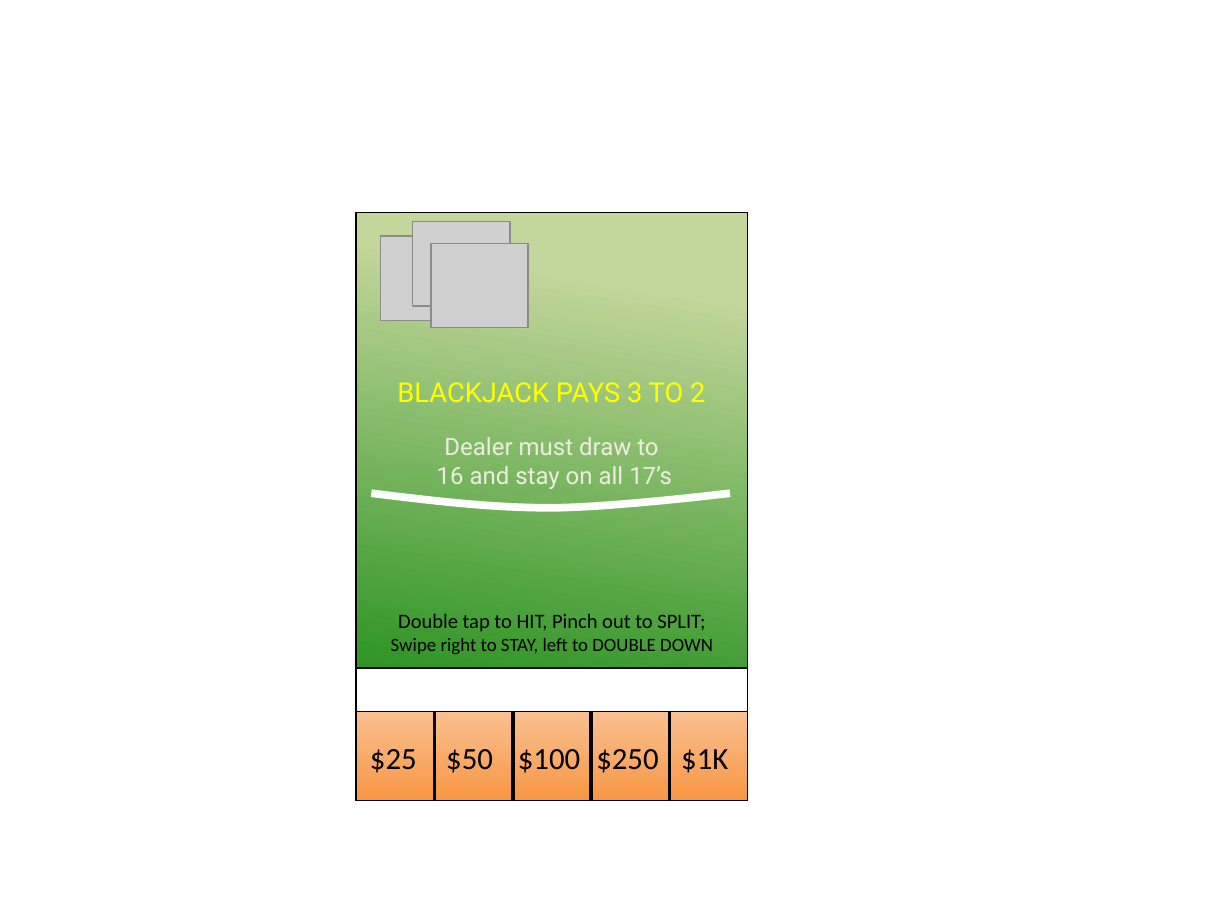
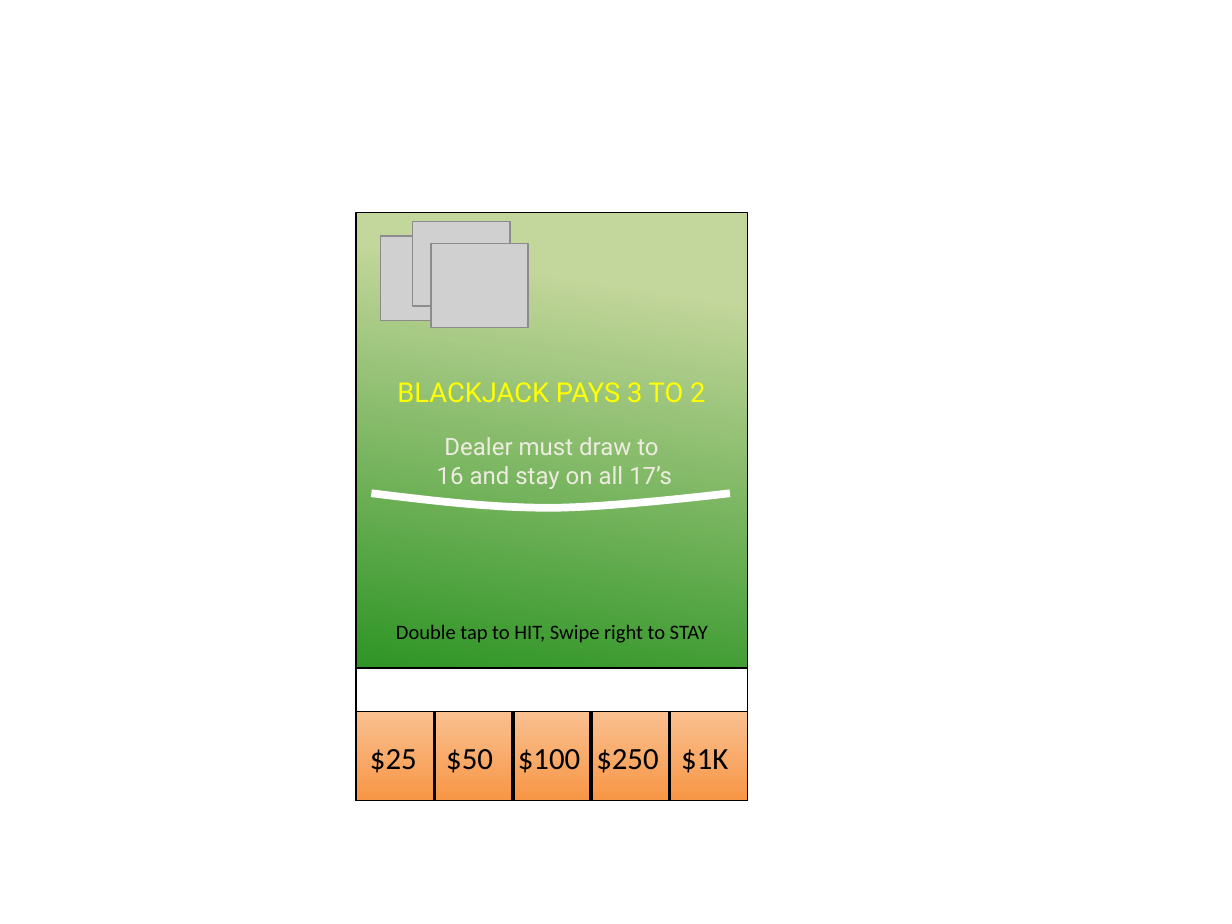
Before and after one commit to rwyant/MOB-DC-01, a slide deck: slide 1 of Assesments/Week 3/Felt Image Templates.pptx. Drawn at 1232x924 pixels with LibreOffice and Linux fonts; fonts in the diff are those of the drawing; grey boxes stand for pictures. Boxes give left, top, right and bottom in pixels: in the first picture for what was removed or moved away, otherwise in the second. Text is boxed around its words. In the diff, an @@ line names an element or a change of style, - is before the commit and + after.

```diff
--- a/Assesments/Week 3/Felt Image Templates.pptx
+++ b/Assesments/Week 3/Felt Image Templates.pptx
@@ text at (396,625,708,643): text changed; size 11 to 12 pt @@
-Double tap to HIT, Pinch out to SPLIT;
-Swipe right to STAY, left to DOUBLE DOWN
+Double tap to HIT, Swipe right to STAY
```
Also in this commit, not shown: 1 other slide changed, 3 slides added, 34 other files.
